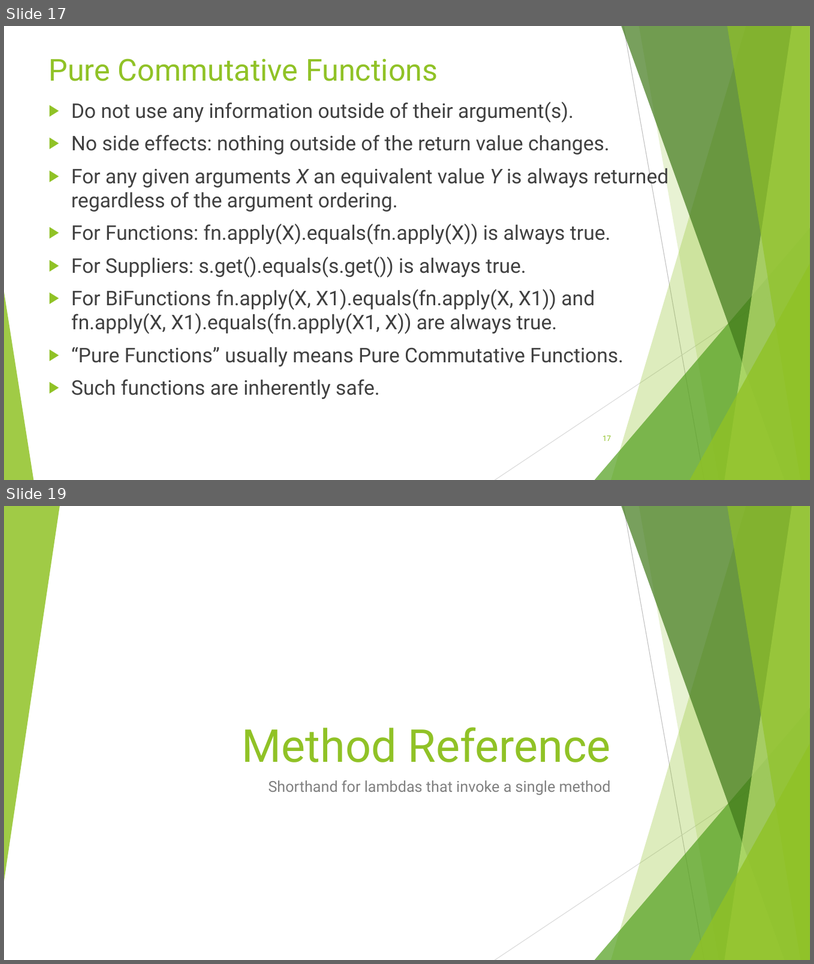
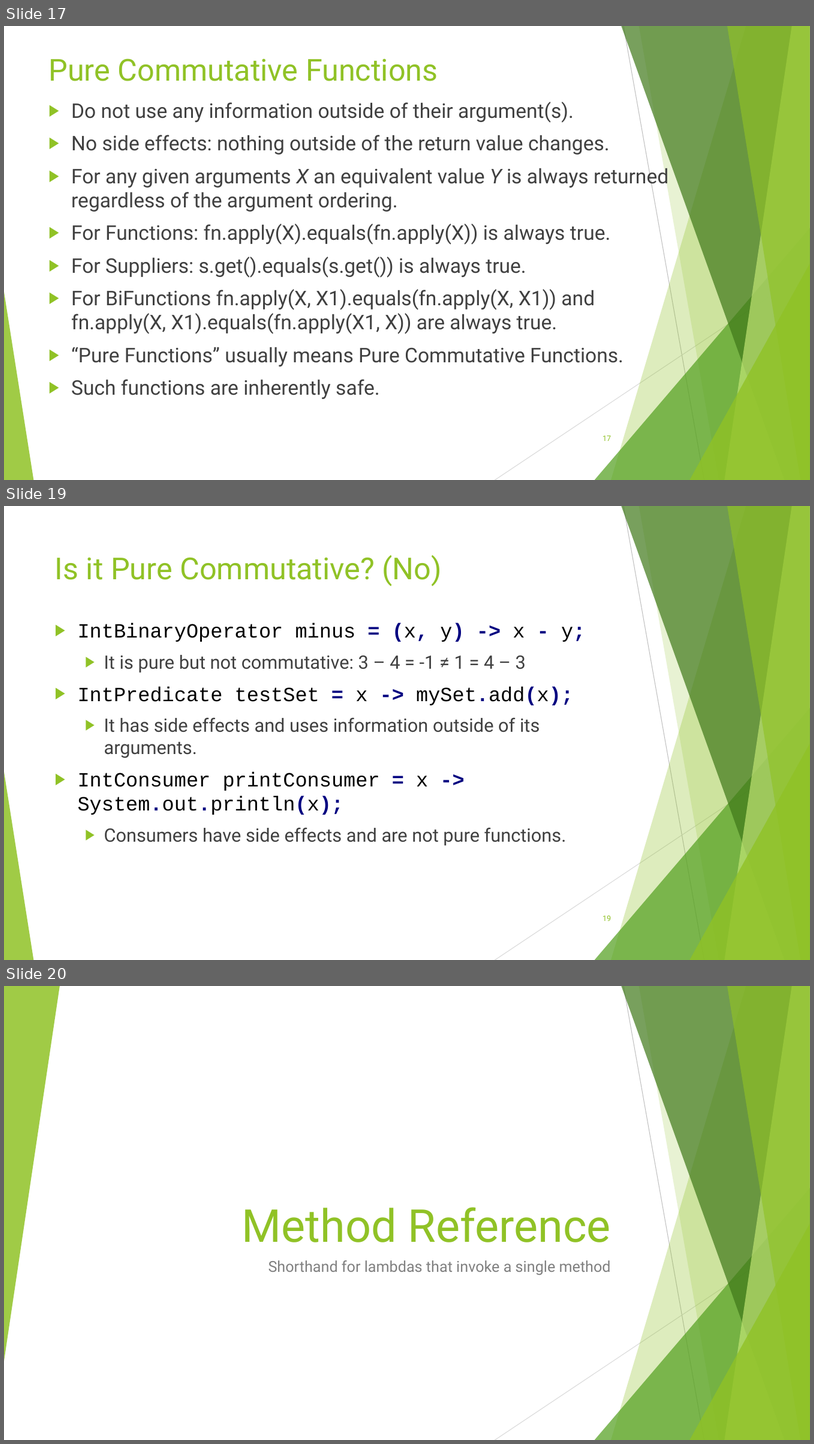
Before and after one commit to RichardRoda/2017-CodePaLOUsa-Lambda, a slide deck: Learning to Love the Lambda in the Stream.pptx. Shown one above the other, each under a label of ours: slides 17 and 19 before the commit, slides 17, 19 and 20 after it; the slides between them are not shown. The pictures are 814x964 and 814x1444 pixels, drawn with LibreOffice and Linux fonts; fonts in the diff are those of the drawing. Boxes give left, top, right and bottom in pixels: in the first picture for what was removed or moved away, otherwise in the second. Text is boxed around its words. In the diff, an @@ line names an element or a change of style, - is before the commit and + after.

```diff
--- a/Learning to Love the Lambda in the Stream.pptx
+++ b/Learning to Love the Lambda in the Stream.pptx
@@ slide 19 added at (4, 506, 810, 960), background #FFFFFF; not listed: 10 template elements that a slide beside it also shows @@
@@ title added at (55, 555, 442, 586), 36 pt, text #90C226 @@
+Is it Pure Commutative? (No)
@@ text added at (78, 623, 585, 846), 22 pt, text #404040 @@
+▶ IntBinaryOperator minus = (x, y) -> x - y;
+  ▶ It is pure but not commutative: 3 – 4 = -1 ≠ 1 = 4 – 3
+▶ IntPredicate testSet = x -> mySet.add(x);
+  ▶ It has side effects and uses information outside of its arguments.
+▶ IntConsumer printConsumer = x -> System.out.println(x);
+  ▶ Consumers have side effects and are not pure functions.
@@ page number added at (603, 915, 611, 921), 9 pt, text #90C226 @@
+19
@@ what was slide 19 is now slide 20 @@
```
Also in this commit, not shown: 24 slides changed, 1 other file.
